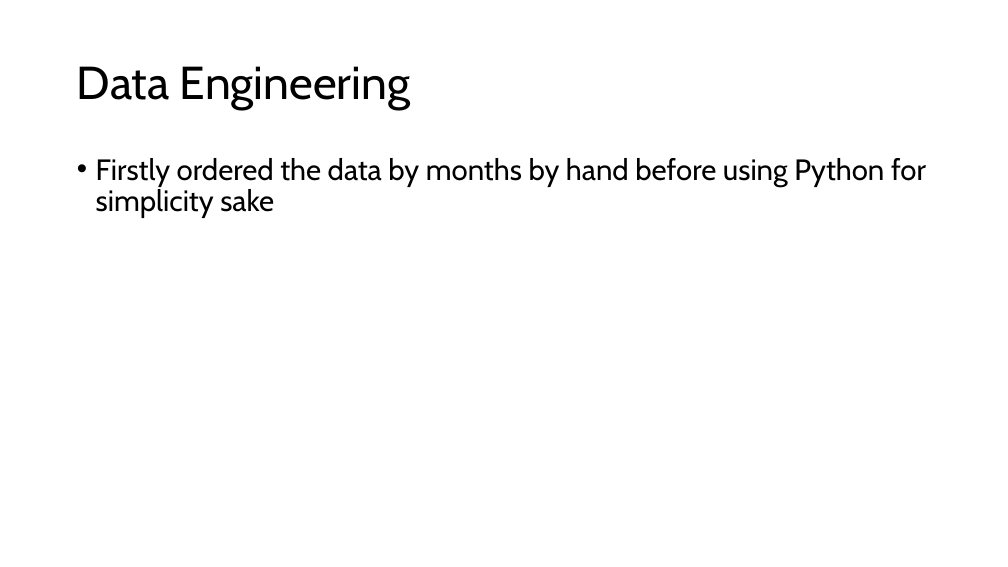
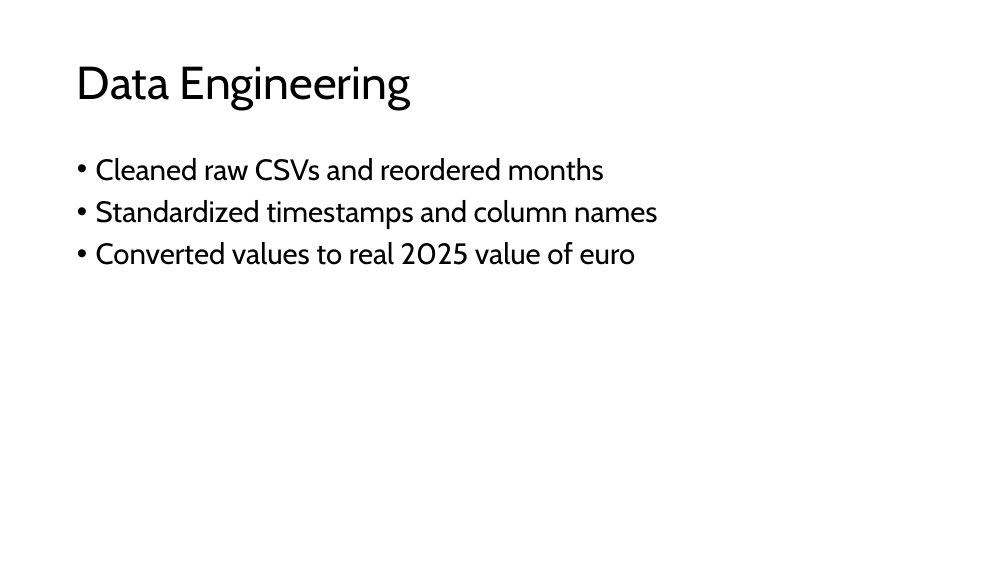
Before and after one commit to andreasranzmaier/TIS3-Fitzgerald, a slide deck: slide 6 of PitchDeck.pptx. Drawn at 1008x567 pixels with LibreOffice and Linux fonts; fonts in the diff are those of the drawing. Boxes give left, top, right and bottom in pixels: in the first picture for what was removed or moved away, otherwise in the second. Text is boxed around its words. In the diff, an @@ line names an element or a change of style, - is before the commit and + after.

```diff
--- a/PitchDeck.pptx
+++ b/PitchDeck.pptx
@@ text at bbox=[96, 158, 657, 265]: text changed @@
-• Firstly ordered the data by months by hand before using Python for simplicity sake
+• Cleaned raw CSVs and reordered months
+• Standardized timestamps and column names
+• Converted values to real 2025 value of euro
```
Also in this commit, not shown: 4 other slides changed, 6 slides added, 5 slides removed.
